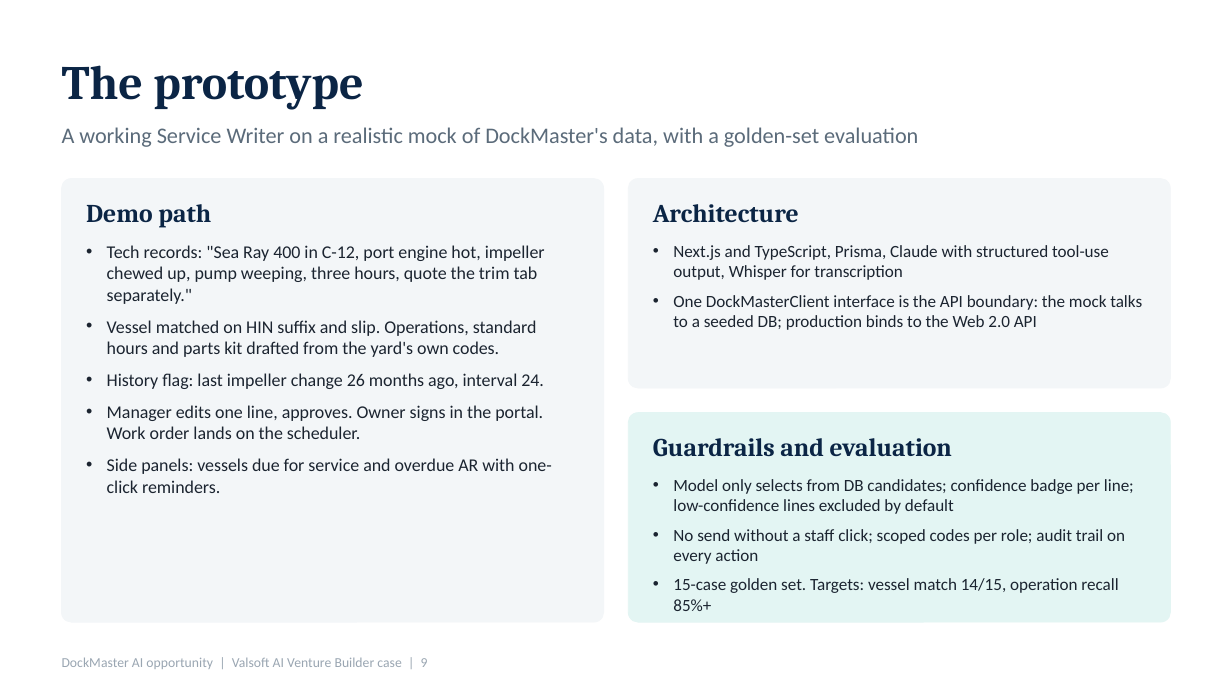
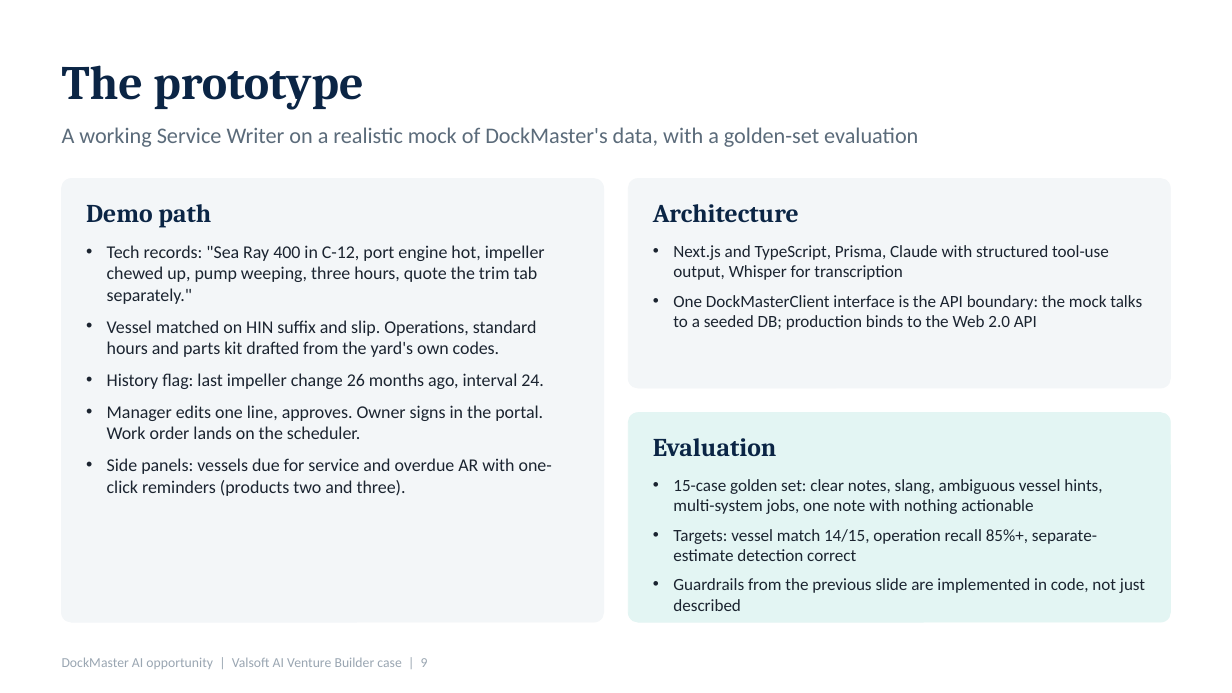
Before and after one commit to scott82anderson/tide, a slide deck: slide 9 of public/docs/DockMaster_AI_Opportunity_Service_Writer.pptx. Drawn at 1232x693 pixels with LibreOffice and Linux fonts; fonts in the diff are those of the drawing. Boxes give left, top, right and bottom in pixels: in the first picture for what was removed or moved away, otherwise in the second. Text is boxed around its words. In the diff, an @@ line names an element or a change of style, - is before the commit and + after.

```diff
--- a/public/docs/DockMaster_AI_Opportunity_Service_Writer.pptx
+++ b/public/docs/DockMaster_AI_Opportunity_Service_Writer.pptx
@@ text at (x1=653, y1=438, x2=776, y2=456): text changed @@
-Guardrails and evaluation
+Evaluation
@@ text at (x1=107, y1=458, x2=552, y2=496): text changed @@
-• Side panels: vessels due for service and overdue AR with one-click reminders.
+• Side panels: vessels due for service and overdue AR with one-click reminders (products two and three).
@@ text at (x1=673, y1=479, x2=1145, y2=611): text changed @@
-• Model only selects from DB candidates; confidence badge per line; low-confidence lines excluded by default
-• No send without a staff click; scoped codes per role; audit trail on every action
-• 15-case golden set. Targets: vessel match 14/15, operation recall 85%+
+• 15-case golden set: clear notes, slang, ambiguous vessel hints, multi-system jobs, one note with nothing actionable
+• Targets: vessel match 14/15, operation recall 85%+, separate-estimate detection correct
+• Guardrails from the previous slide are implemented in code, not just described
```
Also in this commit, not shown: 6 other slides changed, 1 slide added, 1 slide removed.
